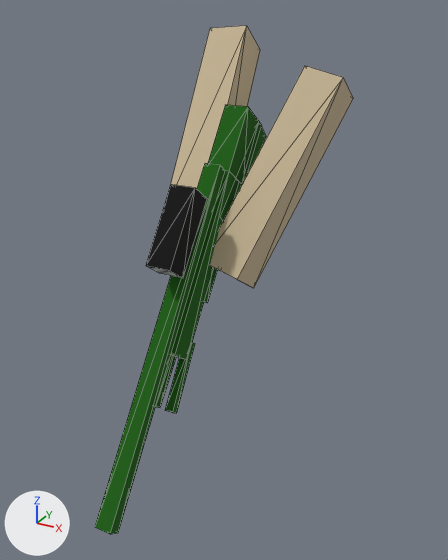
What one commit did to the glTF model assets/weapons/sniper/sniper.gltf.
One viewpoint serves both versions: a 50 mm camera at (0.527, -0.916, 0.116) aimed at (0.142, -0.216, -0.234). Arrows for +X, +Y and +Z are at lower left; the lights stay in place. Mesh edges are drawn as thin lines. Where no turn or scale is listed for an object, it has been applied to the vertices. Vertices at the same position are counted once.

Names of what the first picture shows: '55b770a8-eb3d-3db1-6aa3-4023f1556b6b', '58bf8a31-2534-b7c0-ff52-c1320cc07236', '7424c6dd-8a96-76a8-7956-433a79715970', '8473ee76-3658-779d-d2ff-58cebb6e2ab2', '9e6a3eab-c2ac-9073-f36b-5e415bb5e701', 'ab4ba989-1a02-372d-bff2-c6c5f39d425a', 'ba72d9d6-791c-f5ff-99e0-944b955b2f0b', 'cc65b3be-e235-b698-25f6-65dbb8bc1752', 'ff5ec757-c282-ca38-3e92-1ce1fef3bd46'.
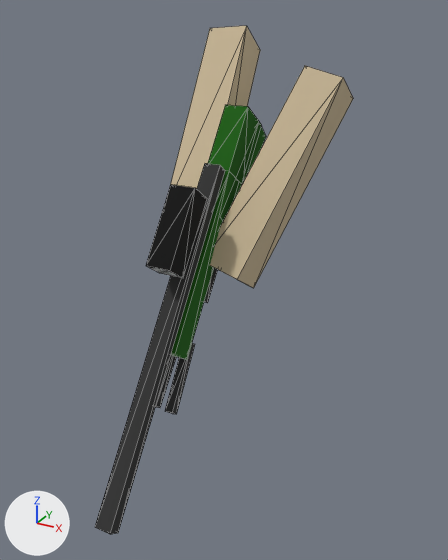
Pixel boxes [x1, y1, x2, y2] of what changed, in the pictures (448 x 560 px):
'9e6a3eab-c2ac-9073-f36b-5e415bb5e701', moved: before [165, 343, 195, 413]; after [165, 344, 195, 414]
part 1 of me_mesh_4, surface changed: [146, 185, 207, 278] in both
part 2 of me_mesh_5, surface changed (green to black): [95, 163, 225, 534] in both
part 3 of me_mesh_6, surface changed (green to grey): [156, 355, 176, 408] in both

Diff of the bpy script that builds the scene:
```diff
--- a/assets/weapons/sniper/sniper.gltf.py
+++ b/assets/weapons/sniper/sniper.gltf.py
@@ me_mesh_4 @@
 me_mesh_4.from_pydata(...)  # 8 vertices, 12 faces; spans x 0.0261..0.0645, y -0.2312..-0.1348, z -0.1397..-0.0263
 # used by ob_ff5ec757_c282_ca38_3e92_1ce1fef3bd46; location = (0.054, -0.084, -0.071)
-me_mesh_4.materials.append(mat_scope_png)
+# me_mesh_4 part 1: texture (UV) coordinates of 12 of 12 faces, centred in x 0.0264..0.0642, y -0.221..-0.1451, z -0.1322..-0.0337, changed; they spanned u 0.0..1.0, v 0.0..1.0 and now span u 0.0..1.0, v 0.19..0.56
+me_mesh_4.materials.append(mat_steel)
@@ me_mesh_5 @@
 me_mesh_5.from_pydata(...)  # 8 vertices, 12 faces; spans x 0.032..0.061, y -0.383..-0.072, z -0.435..-0.014
 # used by ob_58bf8a31_2534_b7c0_ff52_c1320cc07236; location = (0.054, -0.084, -0.071)
+# me_mesh_5 part 2: texture (UV) coordinates of 12 of 12 faces, centred in x 0.033..0.06, y -0.378..-0.077, z -0.432..-0.017, changed; they spanned u 0.0..0.51, v 0.0..0.02 and now span u 0.38..1.0, v 0.88..0.94
 me_mesh_5.materials.append(mat_steel)
@@ me_mesh_6 @@
 me_mesh_6.from_pydata(...)  # 8 vertices, 12 faces; spans x -0.0451..-0.0299, y -0.0336..0.0338, z -0.0446..0.0449
 # used by ob_7424c6dd_8a96_76a8_7956_433a79715970; location = (0.126, -0.292, -0.359)
+# me_mesh_6 part 3: texture (UV) coordinates of 12 of 12 faces, centred in x -0.0442..-0.0308, y -0.0301..0.0303, z -0.0422..0.0423, changed; they spanned u 0.0..0.01, v 0.0..0.1 and now span u 0.0..0.31, v 0.88..0.94
 me_mesh_6.materials.append(mat_steel)
@@ me_mesh_7 @@
 me_mesh_7.from_pydata(...)  # 8 vertices, 12 faces; spans x -0.0451..-0.0299, y -0.0338..0.0336, z -0.0449..0.0446
 # used by ob_9e6a3eab_c2ac_9073_f36b_5e415bb5e701; location = (0.151, -0.292, -0.359)
+# me_mesh_7 part 4: the whole mesh is moved by (0.025, -0.0006, -0.0008)
 me_mesh_7.materials.append(mat_steel)
@@ ob_9e6a3eab_c2ac_9073_f36b_5e415bb5e701 @@
 ob_9e6a3eab_c2ac_9073_f36b_5e415bb5e701 = bpy.data.objects.new('9e6a3eab-c2ac-9073-f36b-5e415bb5e701', me_mesh_7)
-ob_9e6a3eab_c2ac_9073_f36b_5e415bb5e701.location = (0.151, -0.292, -0.359)
+ob_9e6a3eab_c2ac_9073_f36b_5e415bb5e701.location = (0.126, -0.292, -0.359)
```
